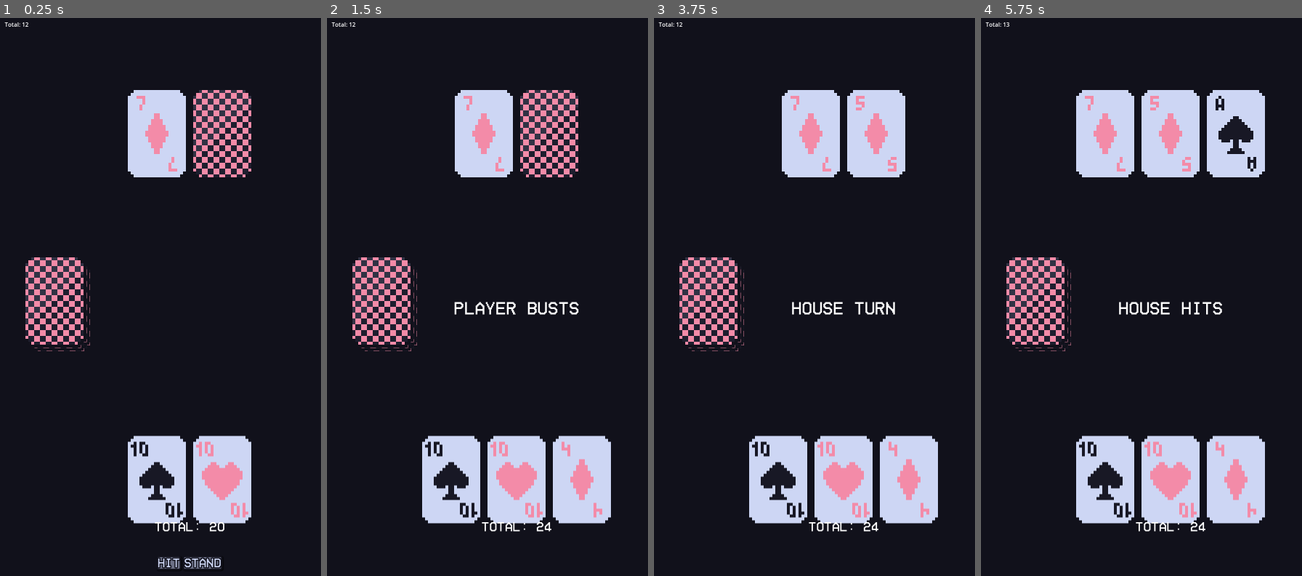
Above: before the commit, frames 1-4 (left to right).
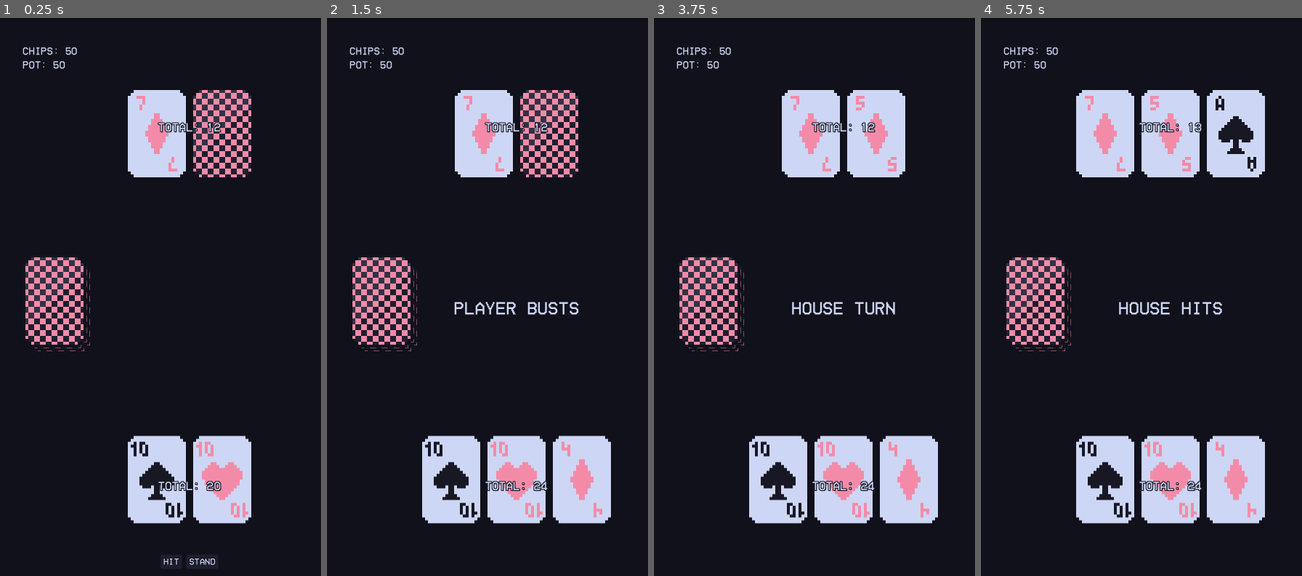
Above: after the commit, the same moments.

Repository: Virkkunen/twentyone
Game: Godot game, scene res://scenes/game.tscn
Two runs of this game, one before a commit and one after it. Both use one fixed random seed, a clock stepped at 60 frames per second and the inputs below.
Inputs (mouse positions are in pixels of both pictures, inside the frame that each line leads up to):
- Up to frame 1 (0.25 s): no input
- Up to frame 2 (1.5 s): click "HIT" at 0.5 s; tap Enter at 1.25 s; move the mouse to (603, 280) at 1.27 s; click (603, 280) at 1.42 s
- Up to frame 3 (3.75 s): tap Space at 2, 3.5 s; drag from (766, 336) to (824, 425) at 2.02 s; tap Enter at 2.75 s; move the mouse to (881, 179) at 2.77 s; click (881, 179) at 2.92 s; drag from (824, 425) to (724, 218) at 3.52 s
- Up to frame 4 (5.75 s): tap Enter at 4.25 s; move the mouse to (1289, 397) at 4.27 s; click (1289, 397) at 4.42 s; tap Space at 5 s; drag from (1051, 218) to (1112, 163) at 5.02 s

The runs differ from the first frame. In frame 1, 1.0% of the frame differs, in the area x 1-70%, y 0-99%; in frame 2, 1.1%, in the area x 1-79%, y 0-93%; in frame 3, 1.0%; in frame 4, 1.0%.

Commit message:
unify theme

Diff:
--- /dev/null
+++ b/resources/base.tres
@@ -0,0 +1,109 @@
+[gd_resource type="Theme" load_steps=7 format=3 uid="uid://cuoiyf4rmmrch"]
+
+[ext_resource type="FontFile" uid="uid://do2x8iw2nkvi4" path="res://assets/fonts/HomeVideo-BLG6G.ttf" id="1_j7jmv"]
+
+[sub_resource type="StyleBoxFlat" id="StyleBoxFlat_7wvdo"]
+content_margin_left = 12.0
+content_margin_top = 12.0
+content_margin_right = 12.0
+content_margin_bottom = 12.0
+bg_color = Color(0.576471, 0.6, 0.698039, 1)
+border_width_left = 4
+border_width_top = 4
+border_width_right = 4
+border_width_bottom = 4
+border_color = Color(0.117647, 0.117647, 0.180392, 1)
+corner_radius_top_left = 8
+corner_radius_top_right = 8
+corner_radius_bottom_right = 8
+corner_radius_bottom_left = 8
+anti_aliasing = false
+
+[sub_resource type="StyleBoxEmpty" id="StyleBoxEmpty_kndwn"]
+
+[sub_resource type="StyleBoxFlat" id="StyleBoxFlat_7x52s"]
+content_margin_left = 12.0
+content_margin_top = 12.0
+content_margin_right = 12.0
+content_margin_bottom = 12.0
+bg_color = Color(0.192157, 0.196078, 0.266667, 1)
+border_width_left = 4
+border_width_top = 4
+border_width_right = 4
+border_width_bottom = 4
+border_color = Color(0.0666667, 0.0666667, 0.105882, 1)
+corner_radius_top_left = 8
+corner_radius_top_right = 8
+corner_radius_bottom_right = 8
+corner_radius_bottom_left = 8
+shadow_color = Color(0.0666667, 0.0666667, 0.105882, 0.6)
+shadow_size = 2
+shadow_offset = Vector2(2, 2)
+anti_aliasing = false
+
+[sub_resource type="StyleBoxFlat" id="StyleBoxFlat_ikp44"]
+content_margin_left = 12.0
+content_margin_top = 12.0
+content_margin_right = 12.0
+content_margin_bottom = 12.0
+bg_color = Color(0.117647, 0.117647, 0.180392, 1)
+border_width_left = 4
+border_width_top = 4
+border_width_right = 4
+border_width_bottom = 4
+border_color = Color(0.0666667, 0.0666667, 0.105882, 1)
+corner_radius_top_left = 8
+corner_radius_top_right = 8
+corner_radius_bottom_right = 8
+corner_radius_bottom_left = 8
+shadow_color = Color(0.0666667, 0.0666667, 0.105882, 0.6)
+shadow_size = 2
+shadow_offset = Vector2(2, 2)
+anti_aliasing = false
+
+[sub_resource type="StyleBoxFlat" id="StyleBoxFlat_uc45i"]
+content_margin_left = 12.0
+content_margin_top = 12.0
+content_margin_right = 12.0
+content_margin_bottom = 12.0
+bg_color = Color(0.0666667, 0.0666667, 0.105882, 1)
+border_width_left = 4
+border_width_top = 4
+border_width_right = 4
+border_width_bottom = 4
+border_color = Color(0.0666667, 0.0666667, 0.105882, 1)
+corner_radius_top_left = 8
+corner_radius_top_right = 8
+corner_radius_bottom_right = 8
+corner_radius_bottom_left = 8
+shadow_color = Color(0.0666667, 0.0666667, 0.105882, 0.6)
+shadow_size = 1
+shadow_offset = Vector2(1, 1)
+anti_aliasing = false
+
+[resource]
+Button/colors/font_color = Color(0.803922, 0.839216, 0.956863, 1)
+Button/colors/font_disabled_color = Color(0.65098, 0.678431, 0.784314, 1)
+Button/colors/font_focus_color = Color(0.803922, 0.839216, 0.956863, 1)
+Button/colors/font_hover_color = Color(0.803922, 0.839216, 0.956863, 1)
+Button/colors/font_hover_pressed_color = Color(0.729412, 0.760784, 0.870588, 1)
+Button/colors/font_outline_color = Color(0.0666667, 0.0666667, 0.105882, 1)
+Button/colors/font_pressed_color = Color(0.729412, 0.760784, 0.870588, 1)
+Button/constants/h_separation = 4
+Button/constants/outline_size = 8
+Button/font_sizes/font_size = 24
+Button/fonts/font = ExtResource("1_j7jmv")
+Button/styles/disabled = SubResource("StyleBoxFlat_7wvdo")
+Button/styles/focus = SubResource("StyleBoxEmpty_kndwn")
+Button/styles/hover = SubResource("StyleBoxFlat_7x52s")
+Button/styles/normal = SubResource("StyleBoxFlat_ikp44")
+Button/styles/pressed = SubResource("StyleBoxFlat_uc45i")
+Label/colors/font_color = Color(0.803922, 0.839216, 0.956863, 1)
+Label/colors/font_outline_color = Color(0.0666667, 0.0666667, 0.105882, 1)
+Label/colors/font_shadow_color = Color(0.0666667, 0.0666667, 0.105882, 0.6)
+Label/constants/outline_size = 8
+Label/constants/shadow_offset_x = 2
+Label/constants/shadow_offset_y = 2
+Label/constants/shadow_outline_size = 2
+Label/font_sizes/font_size = 28
+Label/fonts/font = ExtResource("1_j7jmv")
--- a/scenes/game.tscn
+++ b/scenes/game.tscn
@@ -1,71 +1,12 @@
-[gd_scene load_steps=12 format=3 uid="uid://cf1g3icj8h4jb"]
+[gd_scene load_steps=8 format=3 uid="uid://cf1g3icj8h4jb"]
 
 [ext_resource type="Script" path="res://scripts/game.gd" id="1_cd4p2"]
 [ext_resource type="Script" path="res://scripts/deck.gd" id="2_qfe0i"]
 [ext_resource type="Script" path="res://scripts/player.gd" id="3_d633v"]
-[ext_resource type="FontFile" uid="uid://do2x8iw2nkvi4" path="res://assets/fonts/HomeVideo-BLG6G.ttf" id="4_1romf"]
 [ext_resource type="Script" path="res://scripts/house.gd" id="4_ehm00"]
 [ext_resource type="Texture2D" uid="uid://bnppqr10u8qm2" path="res://assets/cards/card_back.png" id="5_mxl7a"]
 [ext_resource type="Script" path="res://scripts/hud.gd" id="5_ofnyn"]
-
-[sub_resource type="StyleBoxFlat" id="StyleBoxFlat_pl2hf"]
-bg_color = Color(0.498039, 0.517647, 0.611765, 1)
-border_width_left = 4
-border_width_top = 4
-border_width_right = 4
-border_width_bottom = 4
-border_color = Color(0.0941176, 0.0941176, 0.145098, 1)
-corner_radius_top_left = 6
-corner_radius_top_right = 6
-corner_radius_bottom_right = 6
-corner_radius_bottom_left = 6
-corner_detail = 20
-shadow_size = 2
-shadow_offset = Vector2(2, 2)
-
-[sub_resource type="StyleBoxFlat" id="StyleBoxFlat_f1qt1"]
-bg_color = Color(0.423529, 0.439216, 0.52549, 1)
-border_width_left = 4
-border_width_top = 4
-border_width_right = 4
-border_width_bottom = 4
-border_color = Color(0.0666667, 0.0666667, 0.105882, 1)
-corner_radius_top_left = 6
-corner_radius_top_right = 6
-corner_radius_bottom_right = 6
-corner_radius_bottom_left = 6
-corner_detail = 20
-shadow_size = 2
-shadow_offset = Vector2(2, 2)
-
-[sub_resource type="StyleBoxFlat" id="StyleBoxFlat_jtj3i"]
-bg_color = Color(0.345098, 0.356863, 0.439216, 1)
-border_width_left = 4
-border_width_top = 4
-border_width_right = 4
-border_width_bottom = 4
-border_color = Color(0.576471, 0.6, 0.698039, 1)
-corner_radius_top_left = 6
-corner_radius_top_right = 6
-corner_radius_bottom_right = 6
-corner_radius_bottom_left = 6
-corner_detail = 20
-shadow_size = 1
-shadow_offset = Vector2(2, 2)
-
-[sub_resource type="Theme" id="Theme_uaoyn"]
-default_font = ExtResource("4_1romf")
-Button/colors/font_color = Color(0.803922, 0.839216, 0.956863, 1)
-Button/colors/font_hover_color = Color(0.729412, 0.760784, 0.870588, 1)
-Button/colors/font_hover_pressed_color = Color(0.65098, 0.678431, 0.784314, 1)
-Button/colors/font_outline_color = Color(0.0666667, 0.0666667, 0.105882, 1)
-Button/colors/font_pressed_color = Color(0.65098, 0.678431, 0.784314, 1)
-Button/constants/outline_size = 12
-Button/font_sizes/font_size = 34
-Button/fonts/font = ExtResource("4_1romf")
-Button/styles/hover = SubResource("StyleBoxFlat_pl2hf")
-Button/styles/normal = SubResource("StyleBoxFlat_f1qt1")
-Button/styles/pressed = SubResource("StyleBoxFlat_jtj3i")
+[ext_resource type="Theme" uid="uid://cuoiyf4rmmrch" path="res://resources/base.tres" id="7_82s7f"]
 
 [node name="Game" type="Node2D"]
 script = ExtResource("1_cd4p2")
@@ -234,13 +175,7 @@
 [node name="InfoLabel" type="Label" parent="HUD/CanvasLayer/Control/MarginContainer"]
 z_index = 10
 layout_mode = 2
-theme_override_colors/font_shadow_color = Color(0, 0, 0, 0.313726)
-theme_override_colors/font_outline_color = Color(0.0666667, 0.0666667, 0.105882, 1)
-theme_override_constants/shadow_offset_x = 2
-theme_override_constants/shadow_offset_y = 2
-theme_override_constants/outline_size = 6
-theme_override_constants/shadow_outline_size = 2
-theme_override_fonts/font = ExtResource("4_1romf")
+theme = ExtResource("7_82s7f")
 theme_override_font_sizes/font_size = 48
 
 [node name="HouseCanvas" type="CanvasLayer" parent="HUD"]
@@ -253,20 +188,18 @@
 grow_horizontal = 2
 grow_vertical = 2
 
-[node name="HouseHUD" type="NinePatchRect" parent="HUD/HouseCanvas/Control"]
-layout_mode = 1
-offset_right = 128.0
-offset_bottom = 40.0
-patch_margin_left = 64
-patch_margin_right = 64
+[node name="HouseHUD" type="MarginContainer" parent="HUD/HouseCanvas/Control"]
+layout_mode = 1
+anchors_preset = 10
+anchor_right = 1.0
+offset_top = 288.0
+offset_bottom = 318.0
+grow_horizontal = 2
 
 [node name="Total" type="Label" parent="HUD/HouseCanvas/Control/HouseHUD"]
-layout_mode = 1
-anchors_preset = 15
-anchor_right = 1.0
-anchor_bottom = 1.0
-grow_horizontal = 2
-grow_vertical = 2
+layout_mode = 2
+theme = ExtResource("7_82s7f")
+theme_override_font_sizes/font_size = 32
 text = "Total: 21"
 horizontal_alignment = 1
 vertical_alignment = 1
@@ -315,27 +248,49 @@
 
 [node name="ButtonHit" type="Button" parent="HUD/PlayerCanvas/Control/PlayerHUD/VBoxContainer/Buttons"]
 layout_mode = 2
-theme = SubResource("Theme_uaoyn")
+theme = ExtResource("7_82s7f")
 text = "HIT"
 
 [node name="ButtonStand" type="Button" parent="HUD/PlayerCanvas/Control/PlayerHUD/VBoxContainer/Buttons"]
 layout_mode = 2
-theme = SubResource("Theme_uaoyn")
+theme = ExtResource("7_82s7f")
 text = "Stand"
 
 [node name="Total" type="Label" parent="HUD/PlayerCanvas/Control"]
 layout_mode = 1
-anchors_preset = -1
-anchor_top = 0.875
-anchor_right = 1.0
-anchor_bottom = 0.875
-offset_top = -16.5
-offset_bottom = 16.5
-grow_horizontal = 2
-grow_vertical = 2
-theme_override_fonts/font = ExtResource("4_1romf")
-theme_override_font_sizes/font_size = 36
+anchors_preset = 12
+anchor_top = 1.0
+anchor_right = 1.0
+anchor_bottom = 1.0
+offset_top = -326.0
+offset_bottom = -296.0
+grow_horizontal = 2
+grow_vertical = 0
+theme = ExtResource("7_82s7f")
+theme_override_font_sizes/font_size = 32
 text = "Total: 21"
 horizontal_alignment = 1
 vertical_alignment = 1
-metadata/_edit_use_anchors_ = true
+
+[node name="ChipsInfo" type="MarginContainer" parent="HUD/PlayerCanvas/Control"]
+layout_mode = 1
+offset_left = 80.0
+offset_top = 80.0
+offset_right = 231.0
+offset_bottom = 136.0
+
+[node name="VBoxContainer" type="VBoxContainer" parent="HUD/PlayerCanvas/Control/ChipsInfo"]
+layout_mode = 2
+theme_override_constants/separation = 12
+
+[node name="Chips" type="Label" parent="HUD/PlayerCanvas/Control/ChipsInfo/VBoxContainer"]
+layout_mode = 2
+theme = ExtResource("7_82s7f")
+theme_override_font_sizes/font_size = 28
+text = "Chips: 50"
+
+[node name="Pot" type="Label" parent="HUD/PlayerCanvas/Control/ChipsInfo/VBoxContainer"]
+layout_mode = 2
+theme = ExtResource("7_82s7f")
+theme_override_font_sizes/font_size = 28
+text = "Pot: 50"
